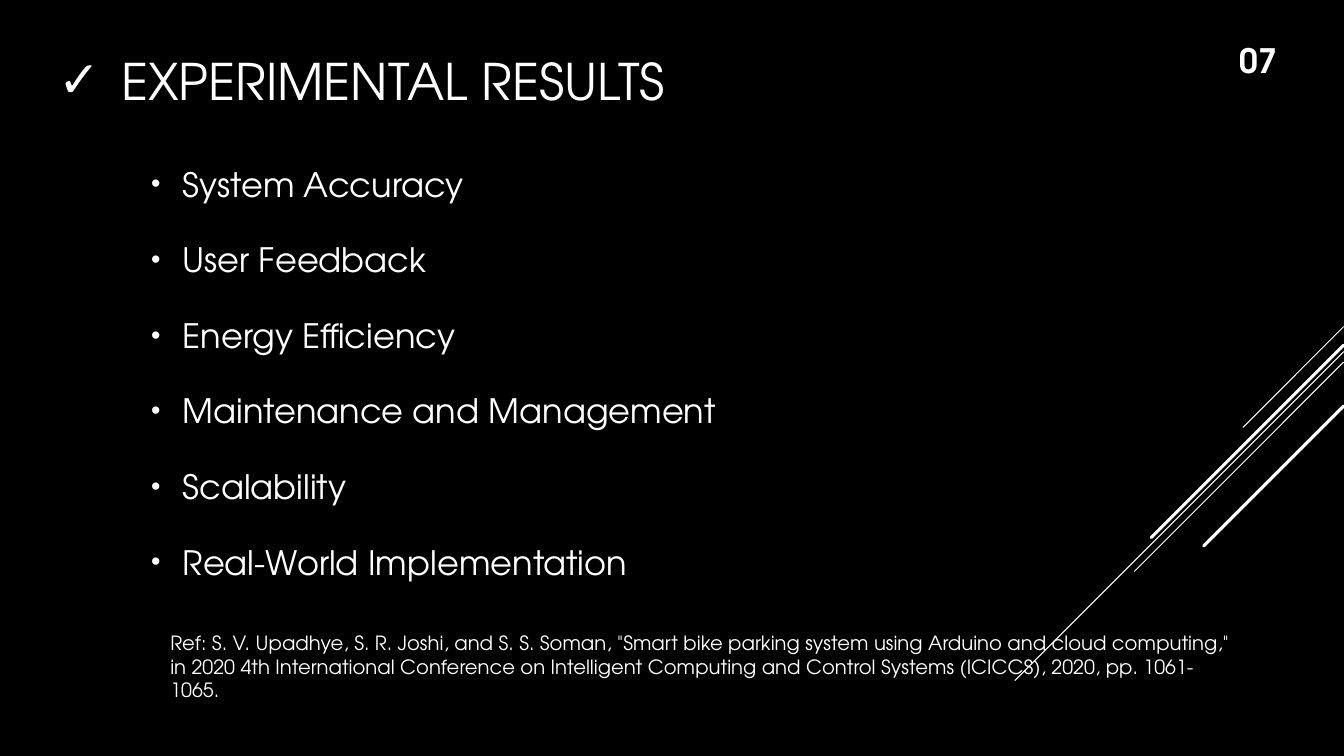
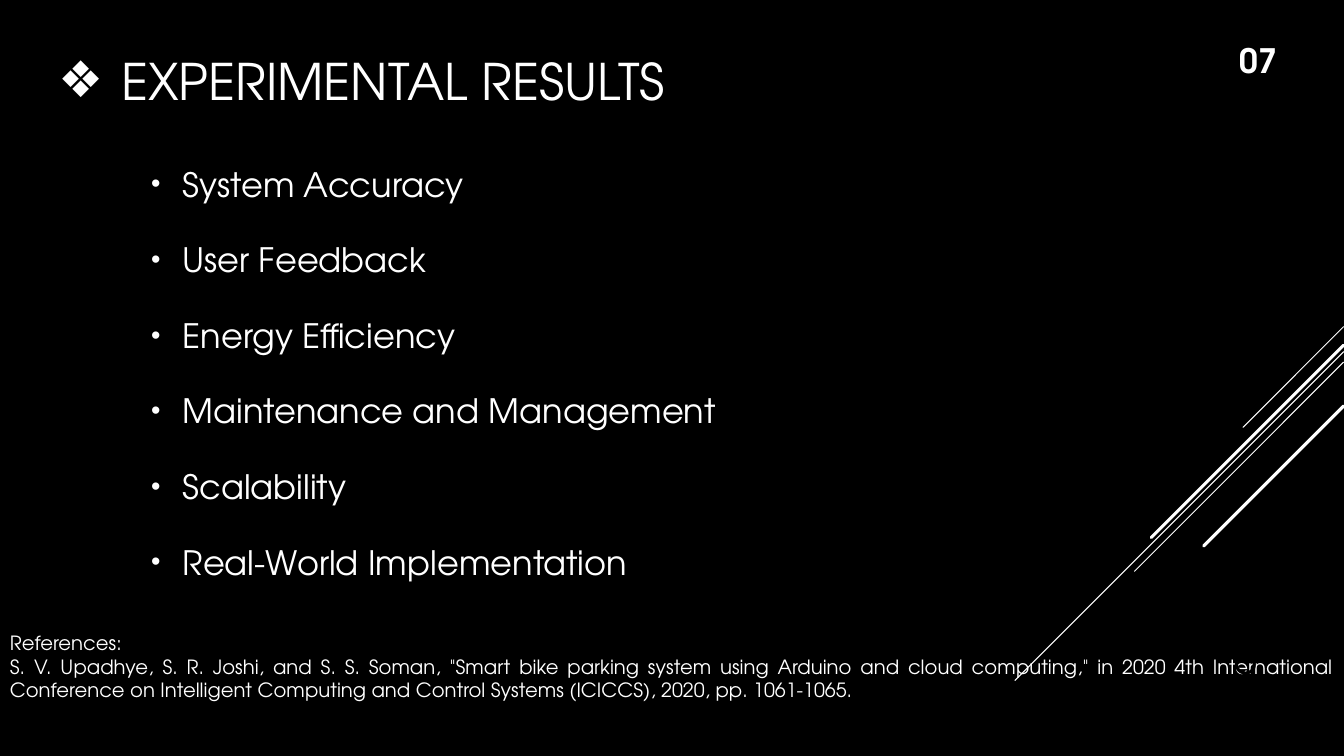
Before and after one commit to istyaque-ahammed/Technical-Writing-and-Presentation, a slide deck: slide 8 of Technical_Presentation.pptx. Drawn at 1344x756 pixels with LibreOffice and Linux fonts; fonts in the diff are those of the drawing. Boxes give left, top, right and bottom in pixels: in the first picture for what was removed or moved away, otherwise in the second. Text is boxed around its words. In the diff, an @@ line names an element or a change of style, - is before the commit and + after.

```diff
--- a/Technical_Presentation.pptx
+++ b/Technical_Presentation.pptx
@@ title "EXPERIMENTAL RESULTS" at (121, 62, 665, 101): bullet ✓ to ❖ @@
@@ text at (10, 635, 1332, 702): text changed @@
-Ref: S. V. Upadhye, S. R. Joshi, and S. S. Soman, "Smart bike parking system using Arduino and cloud computing," in 2020 4th International Conference on Intelligent Computing and Control Systems (ICICCS), 2020, pp. 1061-1065.
+References:
+S. V. Upadhye, S. R. Joshi, and S. S. Soman, "Smart bike parking system using Arduino and cloud computing," in 2020 4th International Conference on Intelligent Computing and Control Systems (ICICCS), 2020, pp. 1061-1065.
@@ page number added at (1233, 663, 1258, 675), 32 pt, text #000000 @@
+8
```
Also in this commit, not shown: 8 other slides changed.
